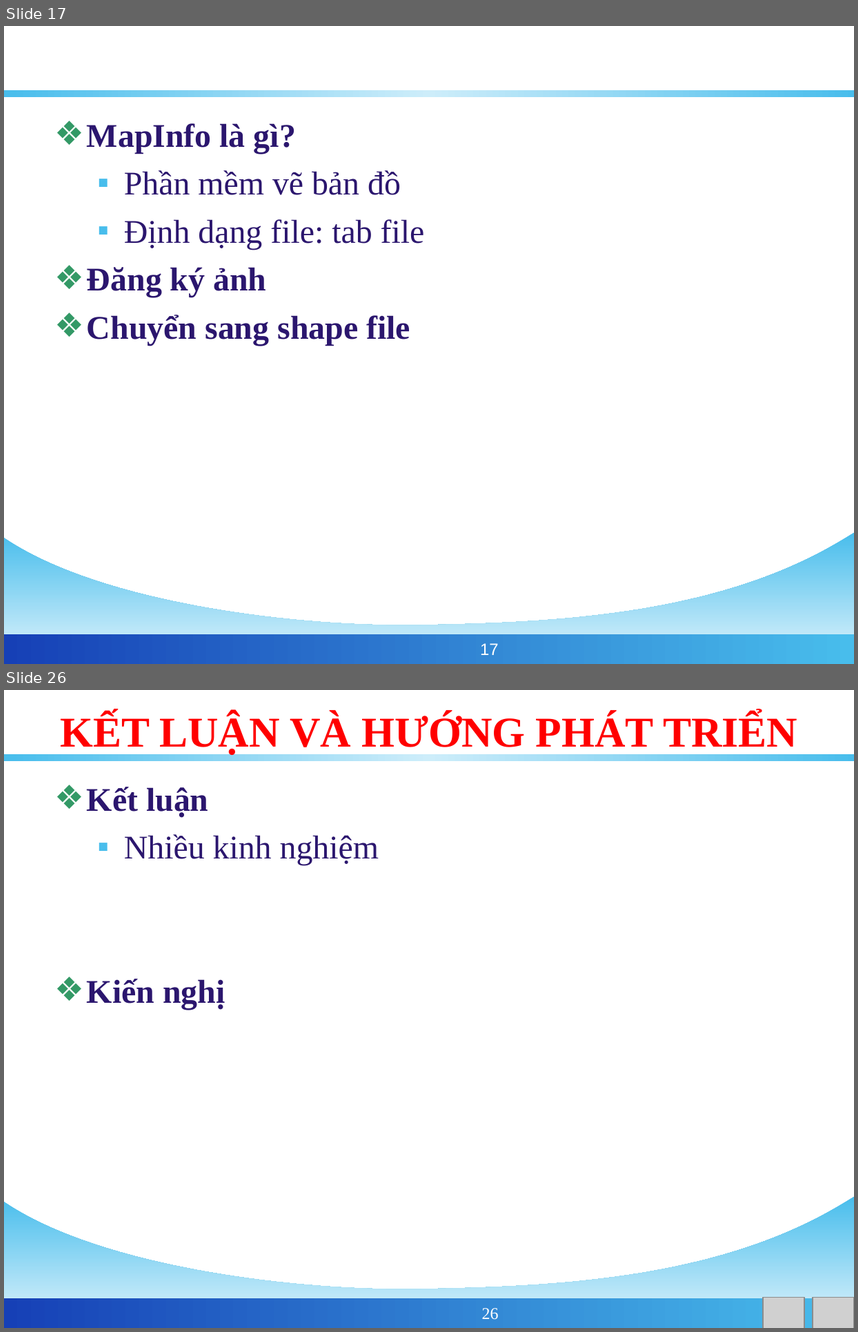
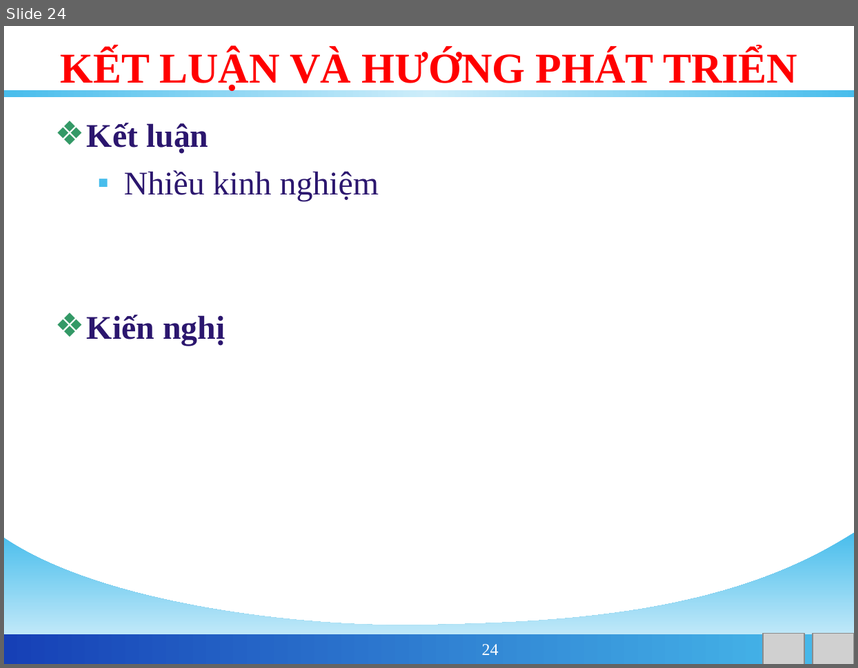
Before and after one commit to phamngsinh/cantho-webgis, a slide deck: Document/Bao Cao/BaoCaoLuanVan.ppt. Shown one above the other, each under a label of ours: slides 17 and 26 before the commit, slide 24 after it; the slides between them are not shown. The pictures are 858x1332 and 858x668 pixels, drawn with LibreOffice and Linux fonts; fonts in the diff are those of the drawing; grey boxes stand for pictures; background and template pictures are left out. Boxes give left, top, right and bottom in pixels: in the first picture for what was removed or moved away, otherwise in the second. Text is boxed around its words. In the diff, an @@ line names an element or a change of style, - is before the commit and + after.

```diff
--- a/Document/Bao Cao/BaoCaoLuanVan.ppt
+++ b/Document/Bao Cao/BaoCaoLuanVan.ppt
@@ slide 17 removed at (x1=4, y1=26, x2=854, y2=664), background #FFFFFF; not listed: 3 template elements that a slide beside it also shows @@
@@ title removed at (x1=47, y1=40, x2=811, y2=92) @@
-MAPINFO
@@ text removed at (x1=87, y1=123, x2=425, y2=345) @@
-❖ MapInfo là gì?
-  ▪ Phần mềm vẽ bản đồ
-  ▪ Định dạng file: tab file
-❖ Đăng ký ảnh
-❖ Chuyển sang shape file
@@ page number removed at (x1=480, y1=643, x2=499, y2=655) @@
-17
@@ what was slide 26 is now slide 24 @@
@@ page number at (x1=482, y1=644, x2=499, y2=655): text changed @@
-26
+24
```
Also in this commit, not shown: 12 slides changed, 3 slides added, 4 other slides removed, 1 other file.
